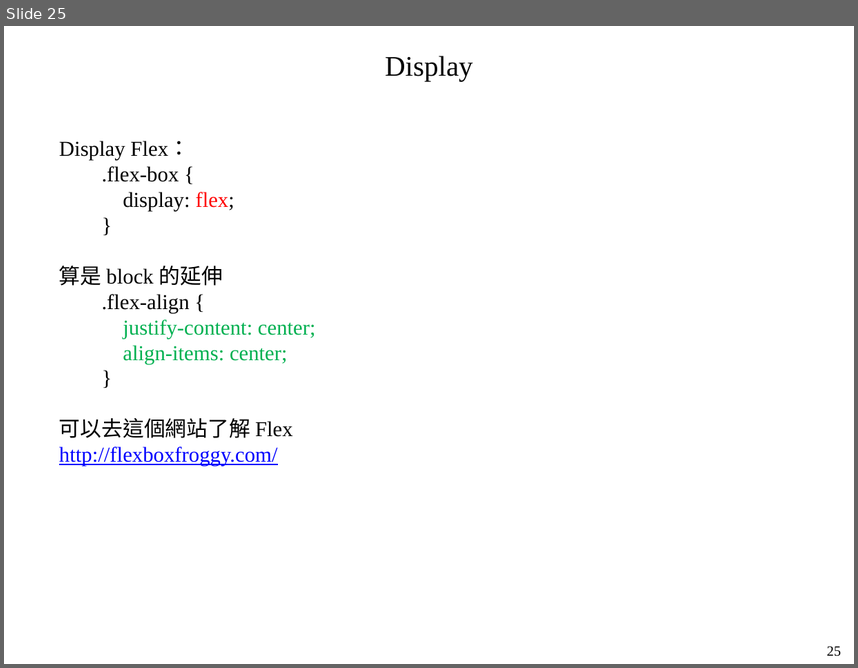
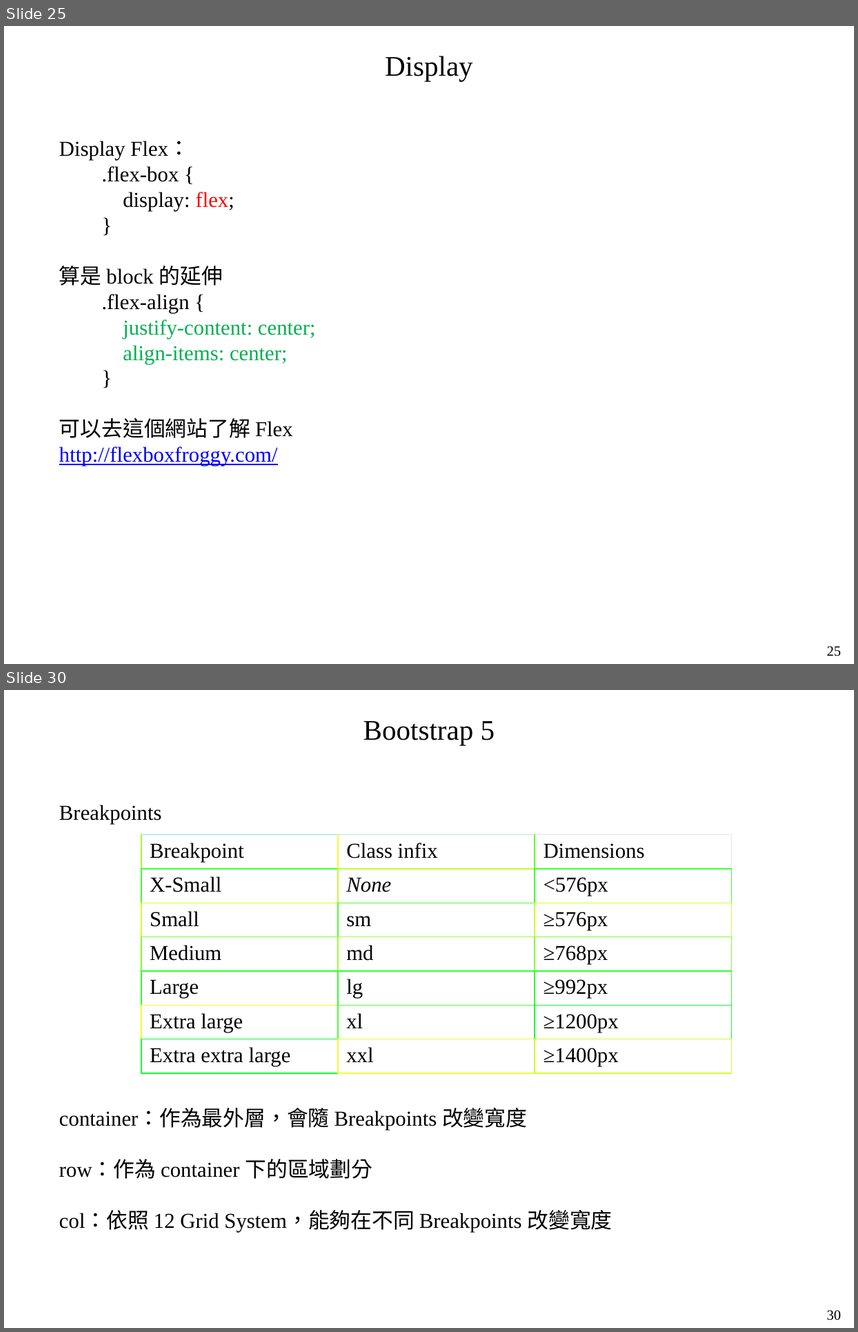
Before and after one commit to mar120434/2021_web_tutor, a slide deck: 靜態網頁.pptx. Shown one above the other, each under a label of ours: slide 25 before the commit, slides 25 and 30 after it; the slides between them are not shown. The pictures are 858x668 and 858x1332 pixels, drawn with LibreOffice and Linux fonts; fonts in the diff are those of the drawing. Boxes give left, top, right and bottom in pixels: in the first picture for what was removed or moved away, otherwise in the second. Text is boxed around its words. In the diff, an @@ line names an element or a change of style, - is before the commit and + after.

```diff
--- a/靜態網頁.pptx
+++ b/靜態網頁.pptx
@@ slide 30 added at box(4, 690, 854, 1328), background #FFFFFF @@
@@ text added at box(363, 721, 495, 745), 24 pt, text #000000 @@
+Bootstrap 5
@@ text added at box(59, 805, 612, 1232), 18 pt, text #000000 @@
+Breakpoints
+container：作為最外層，會隨 Breakpoints 改變寬度
+row：作為 container 下的區域劃分
+col：依照 12 Grid System，能夠在不同 Breakpoints 改變寬度
@@ table added at box(141, 834, 733, 1072), 7 rows, 3 columns @@
+Breakpoint | Class infix | Dimensions
+X-Small | None | <576px
+Small | sm | ≥576px
+Medium | md | ≥768px
+Large | lg | ≥992px
+Extra large | xl | ≥1200px
+Extra extra large | xxl | ≥1400px
@@ text added at box(827, 1310, 841, 1320), 12 pt, text #000000 @@
+30
```
Also in this commit, not shown: 1 slide changed, 3 other slides added, 3 other files.
